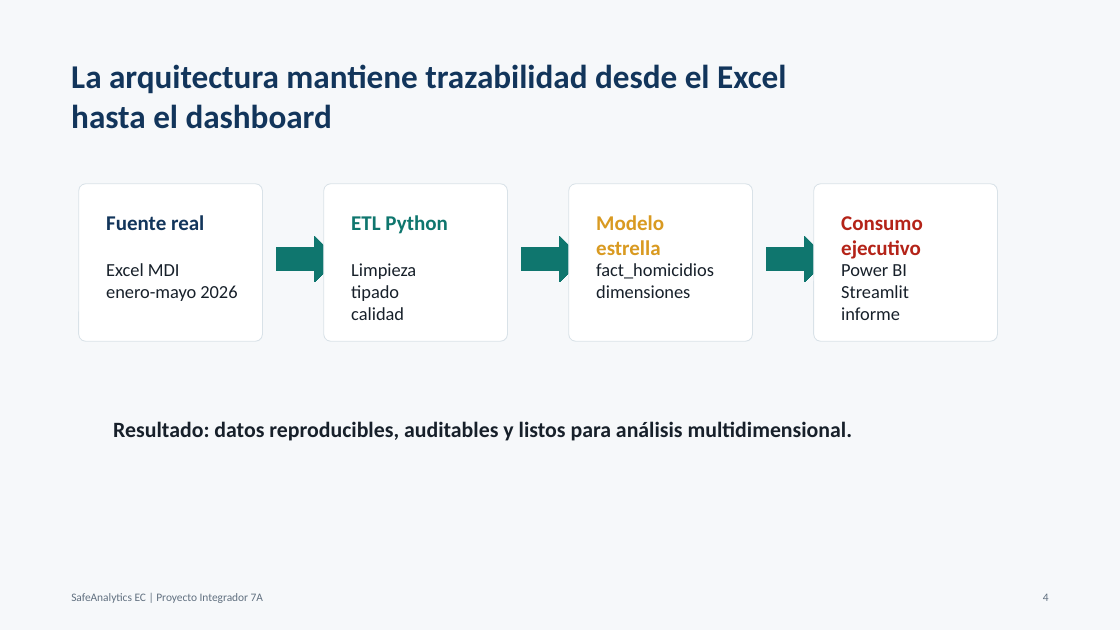
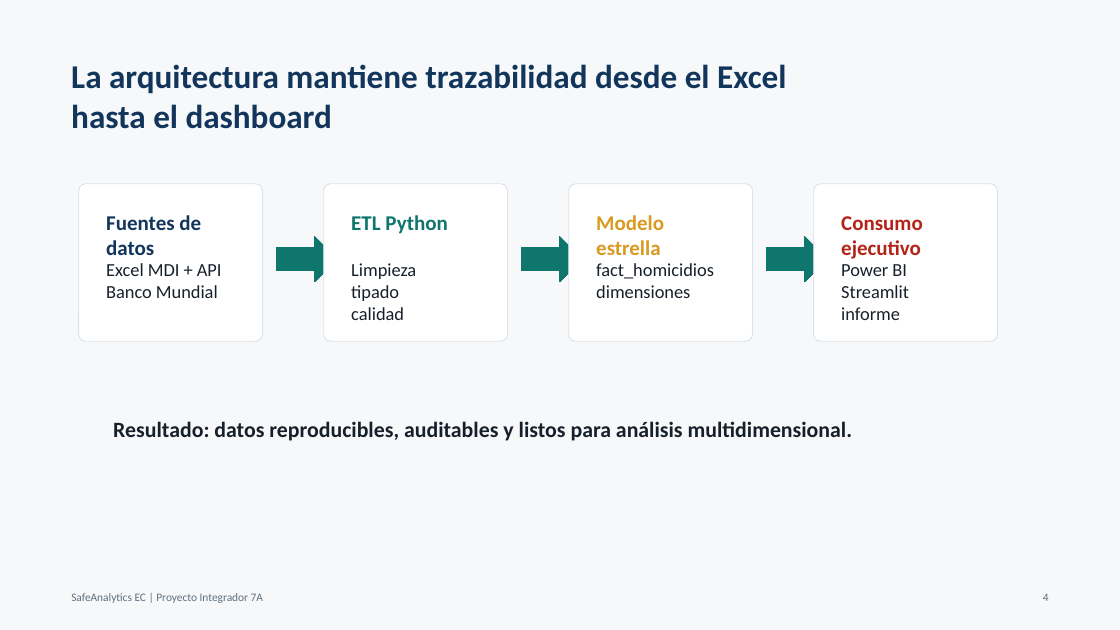
Before and after one commit to Walthergl66/PROYECTO-INTEGRADOR, a slide deck: slide 4 of informe/DEFENSA_SAFEANALYTICS_EC.pptx. Drawn at 1120x630 pixels with LibreOffice and Linux fonts; fonts in the diff are those of the drawing. Boxes give left, top, right and bottom in pixels: in the first picture for what was removed or moved away, otherwise in the second. Text is boxed around its words. In the diff, an @@ line names an element or a change of style, - is before the commit and + after.

```diff
--- a/informe/DEFENSA_SAFEANALYTICS_EC.pptx
+++ b/informe/DEFENSA_SAFEANALYTICS_EC.pptx
@@ text at [106, 215, 201, 255]: text changed @@
-Fuente real
+Fuentes de datos
@@ text at [106, 263, 222, 298]: text changed @@
-Excel MDI
-enero-mayo 2026
+Excel MDI + API Banco Mundial
```
Also in this commit, not shown: 4 other slides changed, 24 other files.
